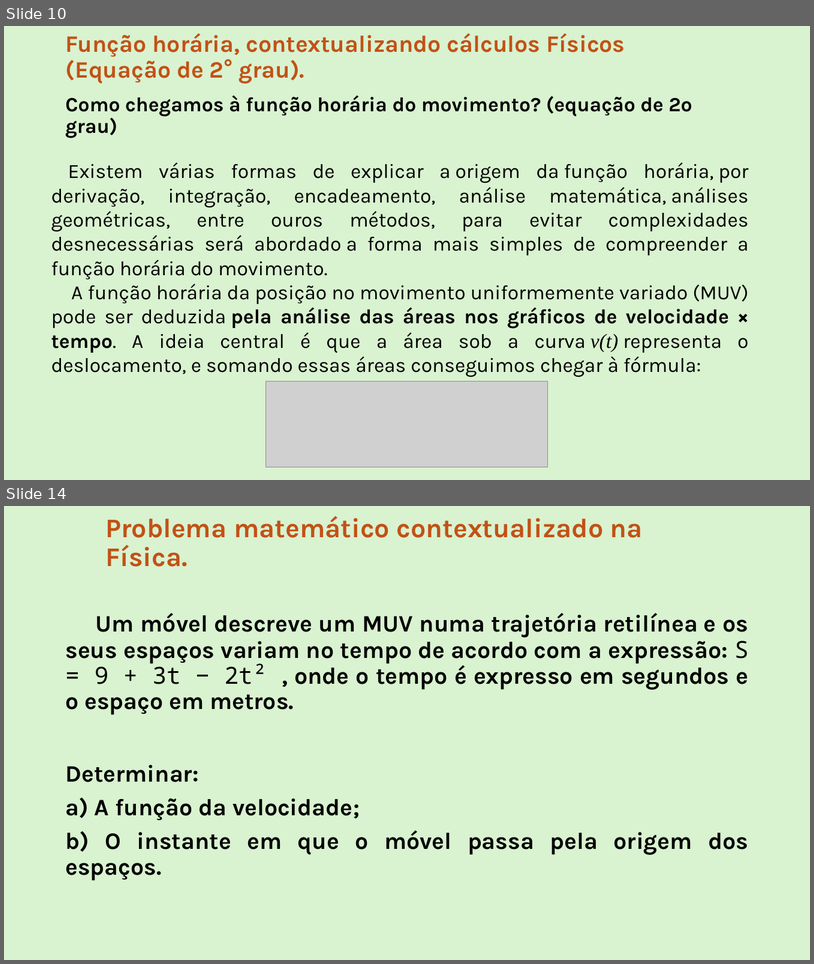
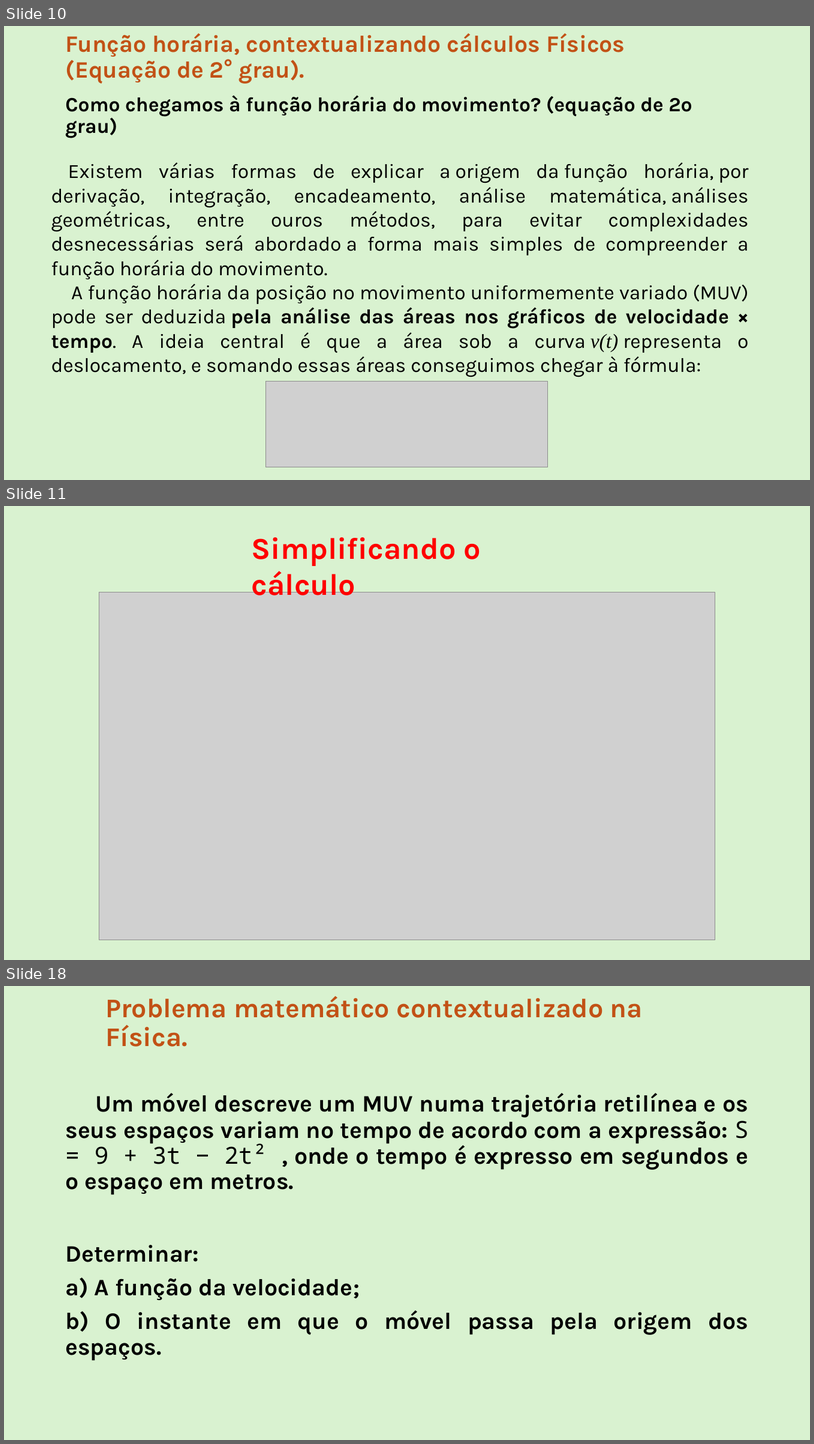
Before and after one commit to Rafael-Silva-Natal/IFRN_apresentacoes, a slide deck: Downloads/Matematica Fundamental.pptx. Shown one above the other, each under a label of ours: slides 10 and 14 before the commit, slides 10, 11 and 18 after it; the slides between them are not shown. The pictures are 814x964 and 814x1444 pixels, drawn with LibreOffice and Linux fonts; fonts in the diff are those of the drawing; grey boxes stand for pictures. Boxes give left, top, right and bottom in pixels: in the first picture for what was removed or moved away, otherwise in the second. Text is boxed around its words. In the diff, an @@ line names an element or a change of style, - is before the commit and + after.

```diff
--- a/Downloads/Matematica Fundamental.pptx
+++ b/Downloads/Matematica Fundamental.pptx
@@ slide 11 added at <box>4,506,810,960</box>, background #D9F2D0 @@
@@ text added at <box>252,537,482,595</box>, 36 pt, text #FF0000, bold @@
+Simplificando o cálculo
@@ picture added at <box>99,592,715,940</box> @@
@@ what was slide 14 is now slide 18 @@
```
Also in this commit, not shown: 6 other slides added, 3 slides removed, 4 other files.
